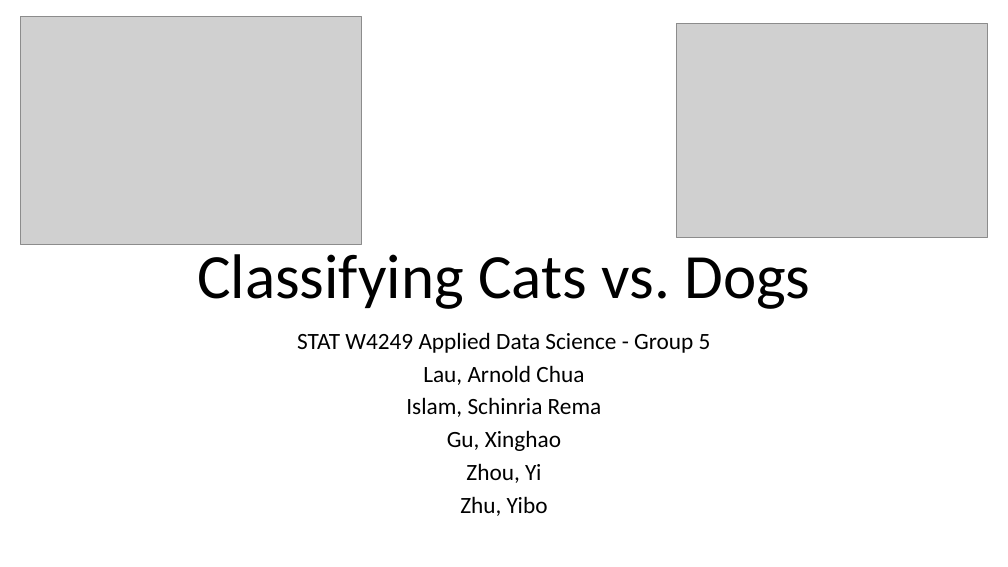
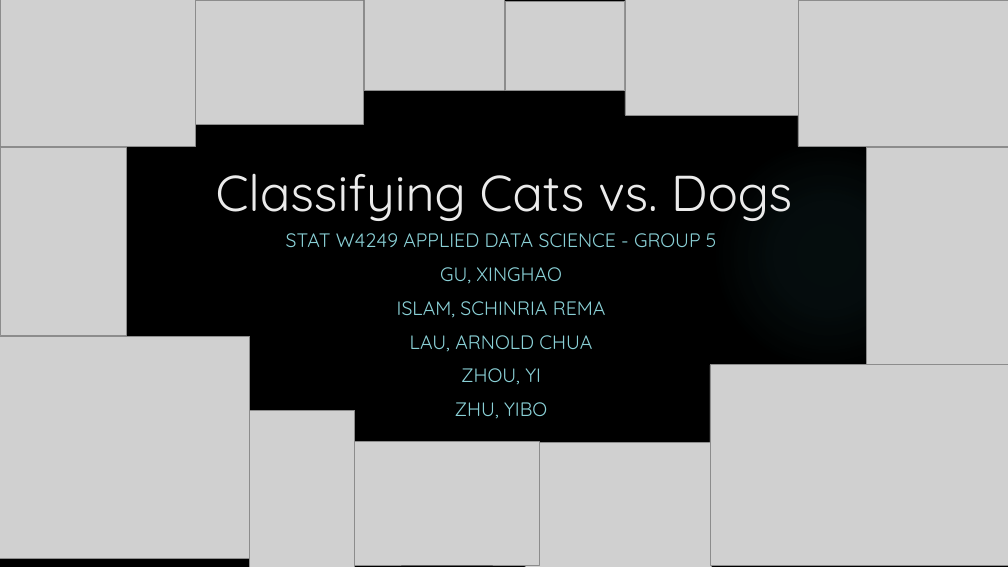
Before and after one commit to TZstatsADS/Spr2016-Proj3-Grp5, a slide deck: slide 1 of doc/presentation.pptx. Drawn at 1008x567 pixels with LibreOffice and Linux fonts; fonts in the diff are those of the drawing; grey boxes stand for pictures; background and template pictures are left out. Boxes give left, top, right and bottom in pixels: in the first picture for what was removed or moved away, otherwise in the second. Text is boxed around its words. In the diff, an @@ line names an element or a change of style, - is before the commit and + after.

Commit message:
updated PPT and pdf version

```diff
--- a/doc/presentation.pptx
+++ b/doc/presentation.pptx
@@ background #FFFFFF to picture (left out) @@
@@ picture added at (0,0,195,147) @@
@@ picture removed at (20,17,361,244) @@
@@ picture added at (195,0,363,125) @@
@@ picture added at (364,0,504,91) @@
@@ picture added at (505,2,625,91) @@
@@ picture added at (625,0,799,115) @@
@@ picture: place and size @@
-picture at (677,23,988,238)
+picture at (799,0,1008,147)
@@ rectangle added at (863,0,920,95), fill #B01513 @@
@@ title "Classifying Cats vs. Dogs" at (216,174,792,221): size 60 to 48 pt, font Calibri to Quicksand, text colour #000000 to #EBEBEB; line spacing 0.9 to 1 @@
@@ picture added at (0,147,126,337) @@
@@ ellipse added at (712,138,944,371), fill gradient #50B9C1 @@
@@ picture added at (867,147,1008,364) @@
@@ subtitle at (286,233,717,419): text changed; size 22.2 to 18.5 pt; font Calibri to Quicksand; text colour #000000 to #8AD0D6 @@
-STAT W4249 Applied Data Science - Group 5
-Lau, Arnold Chua
-Islam, Schinria Rema
-Gu, Xinghao
-Zhou, Yi
-Zhu, Yibo
+STAT W4249 APPLIED DATA SCIENCE - GROUP 5
+GU, XINGHAO
+ISLAM, SCHINRIA REMA
+LAU, ARNOLD CHUA
+ZHOU, YI
+ZHU, YIBO
@@ picture added at (0,337,250,560) @@
@@ picture added at (710,365,1008,566) @@
@@ picture added at (250,411,355,567) @@
@@ picture added at (355,442,540,565) @@
@@ picture added at (525,443,712,567) @@
```
Also in this commit, not shown: 11 other slides changed, 1 slide added, 1 slide removed, 2 other files.
